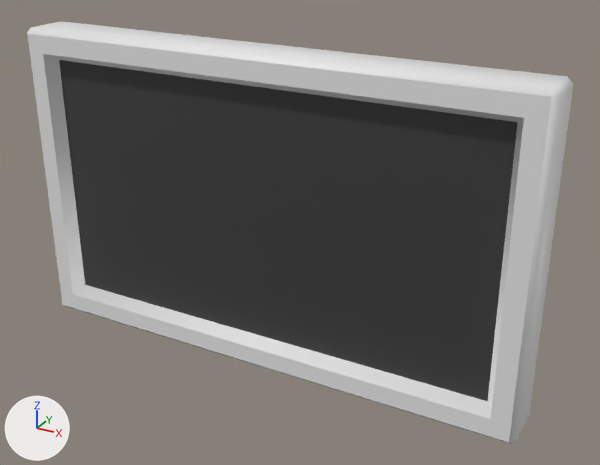
What one commit did to the glTF model static/models/kaykit-furniture-kit/pictureframe_large_a.glb.
The view is the same before and after, from a 50 mm lens placed at (-8.55, 0.51, 1.15), pointed at (-9.88, 2.94, -0.06). The lights are fixed; the arrows at lower left show +X, +Y and +Z. Vertices at the same position are counted once.

In view in the first picture: 'pictureframe_large_B'.
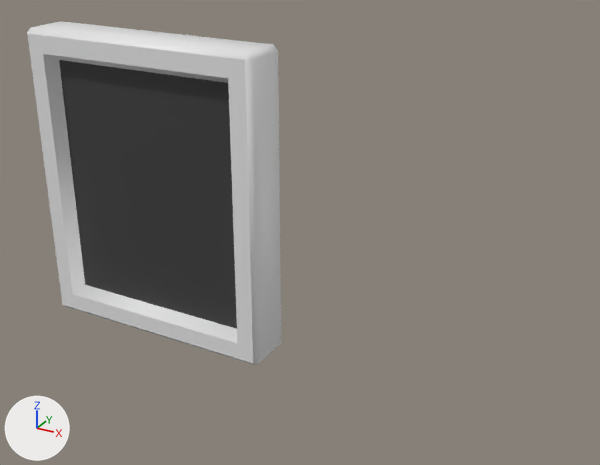
The newer file is also turned or shifted as a whole; pictures and numbers use the older file's frame.

The change, as JSON lines over the scene's bpy script:
```json
{"block": "me_cube_018", "where": "me_cube_018.from_pydata(...)  # 32 vertices, 60 faces; spans x -1.0..1.0, y -0.2..0.0, z -0.6..0.6"}
{"block": "me_cube_018", "where": "# used by ob_pictureframe_large_b; location = (-10.0, 3.0, 0.0)"}
{"block": "me_cube_018", "change": "me_cube_018 part 1: all 16 vertices in x 0.88..1.0, y -0.2..0.0, z -0.6..0.6 are moved by (-0.99, 0.0, 0.0)"}
```

Where the change shows, as pixel boxes (x1, y1, x2, y2) in the pictures (600 x 465 px):
```json
{"object": "pictureframe_large_B", "change": "reshaped", "before": [27, 21, 573, 444], "after": [27, 21, 281, 365], "on screen": "53% narrower, 19% shorter"}
```
